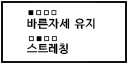
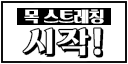
Two versions of the same layered image (128x64). Layer-by-layer changes:
hid group "그룹 1" (6 layers) over [26, 10, 95, 55]
added group "목차" with 3 layers above "레이어 2" over [17, 8, 111, 59]
added layer "목 스트레칭" in group "목차" over [24, 9, 104, 24]
added layer "사각형 1" in group "목차" over [17, 8, 111, 25]
added layer "시작!" in group "목차" over [22, 27, 104, 59]
